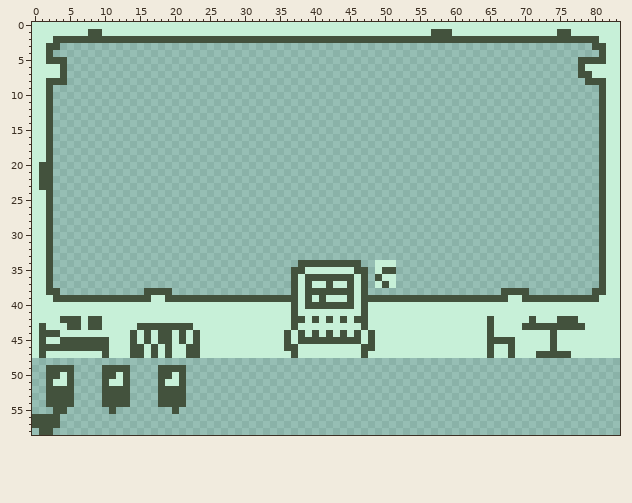
File history of a sprite sheet, asset-bundles/spritesheet.png. The first picture shows the starting point.
The file is 84x59 pixels.
After the commit:
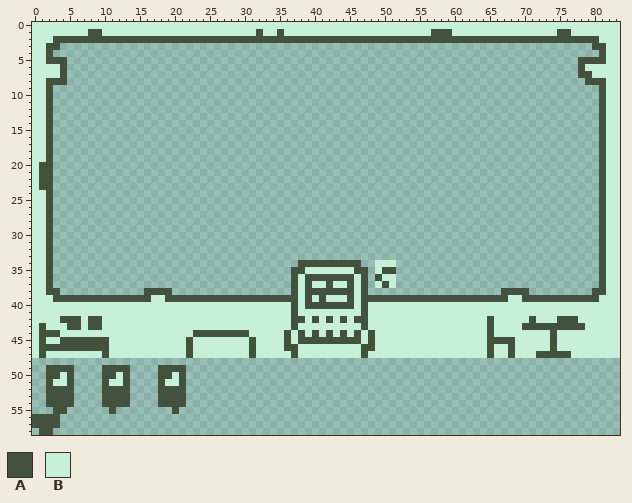
Palette (. is transparent): A #43523d  B #c7f0d8
Difference:
Colour A replaces colour B in row 1 at x 32 and 35; in row 44 at x 24 to 30; in row 45 at x 22 and 31; in rows 46 to 47 at x 31.
Colour B replaces colour A in row 43 at x 15 to 22; in row 44 at x 14, 16, 18 to 19 and 21; in row 45 at x 14, 16, 18 to 19, 21 and 23; in rows 46 to 47 at x 14 to 15, 17, 19 and 23.
Pixel boxes of the changes (left, top, right, bottom) in both pictures:
changed: (256, 29, 284, 36)
changed: (130, 323, 256, 358)
